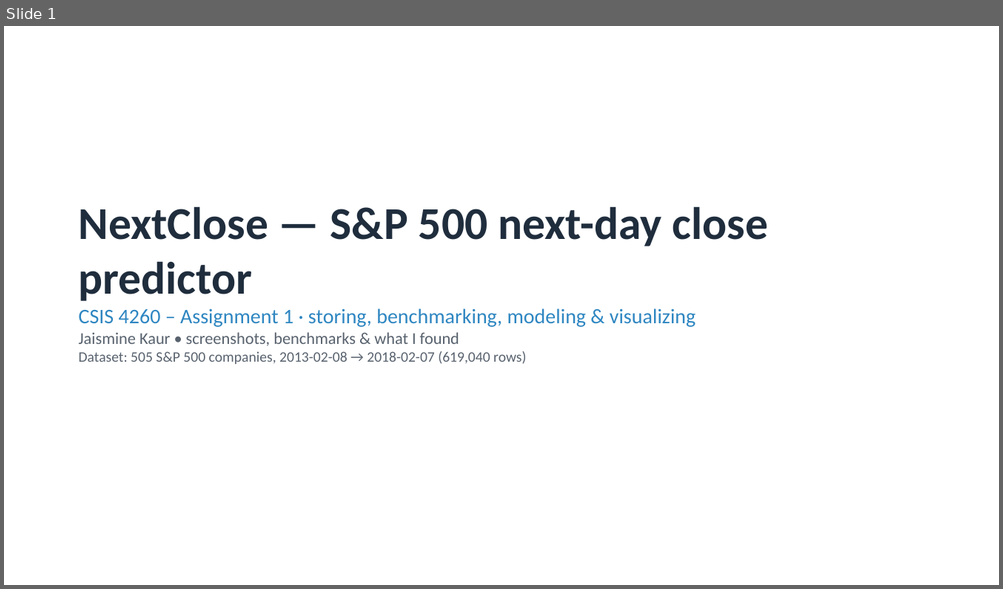
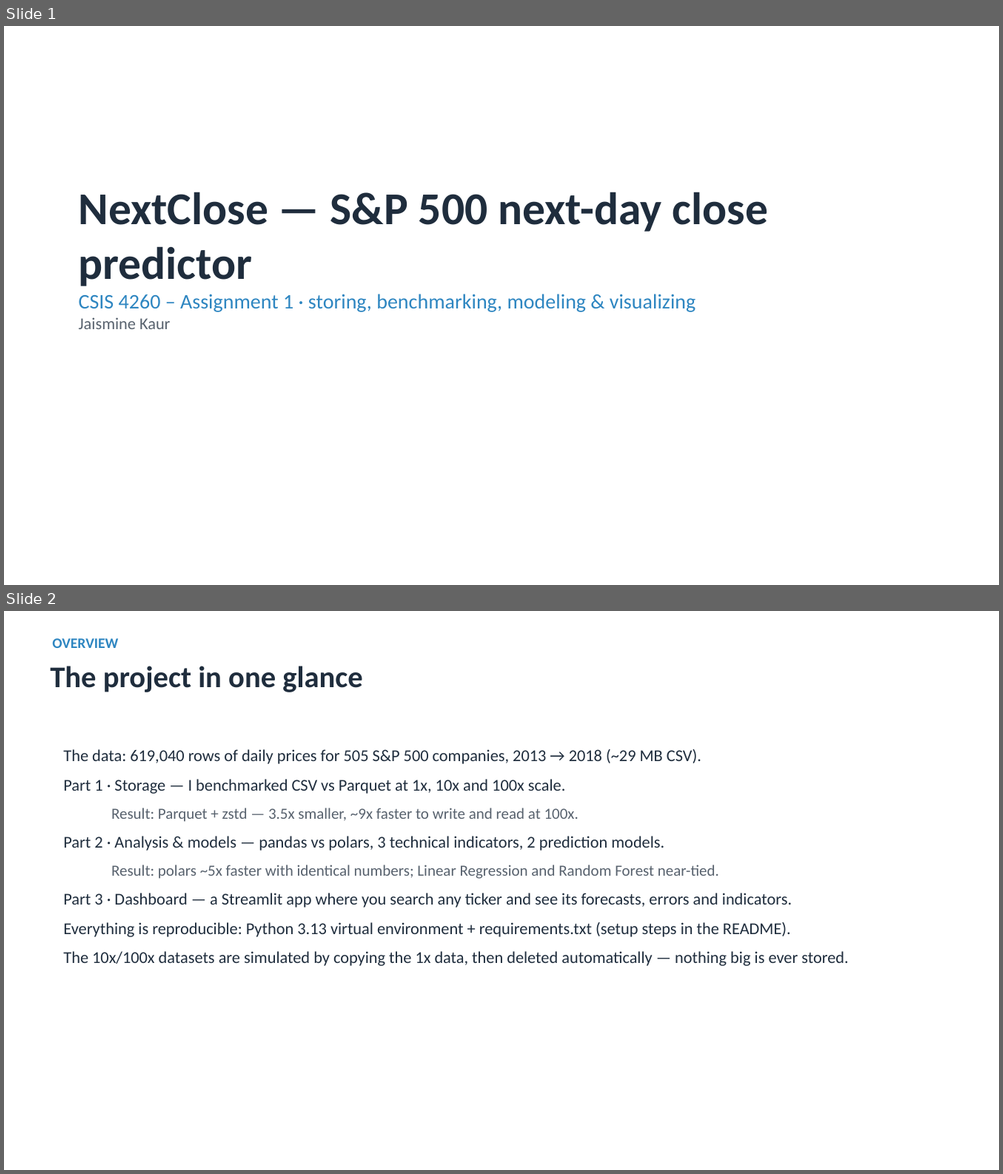
Before and after one commit to jaismine19/NextClose, a slide deck: docs/CSIS4260_Assignment1_Dashboard_Screenshots.pptx. Shown one above the other, each under a label of ours: slide 1 before the commit, slides 1 and 2 after it. The pictures are 1003x589 and 1003x1174 pixels, drawn with LibreOffice and Linux fonts; fonts in the diff are those of the drawing. Boxes give left, top, right and bottom in pixels: in the first picture for what was removed or moved away, otherwise in the second. Text is boxed around its words. In the diff, an @@ line names an element or a change of style, - is before the commit and + after.

Commit message:
Update presentation deck and remove README references to deleted helper scripts

```diff
--- a/docs/CSIS4260_Assignment1_Dashboard_Screenshots.pptx
+++ b/docs/CSIS4260_Assignment1_Dashboard_Screenshots.pptx
@@ slide 2 added at <box>4,611,999,1170</box>, background #FFFFFF @@
@@ text added at <box>52,638,118,648</box>, 14 pt, text #2E86C1, bold @@
+OVERVIEW
@@ text added at <box>50,666,362,692</box>, 29 pt, text #1F2D3D, bold @@
+The project in one glance
@@ text added at <box>63,749,848,966</box>, 16 pt, text #1F2D3D @@
+The data: 619,040 rows of daily prices for 505 S&P 500 companies, 2013 → 2018 (~29 MB CSV).
+Part 1 · Storage — I benchmarked CSV vs Parquet at 1x, 10x and 100x scale.
+  Result: Parquet + zstd — 3.5x smaller, ~9x faster to write and read at 100x.
+Part 2 · Analysis & models — pandas vs polars, 3 technical indicators, 2 prediction models.
+  Result: polars ~5x faster with identical numbers; Linear Regression and Random Forest near-tied.
+Part 3 · Dashboard — a Streamlit app where you search any ticker and see its forecasts, errors and indicators.
+Everything is reproducible: Python 3.13 virtual environment + requirements.txt (setup steps in the README).
+The 10x/100x datasets are simulated by copying the 1x data, then deleted automatically — nothing big is ever stored.
@@ slide 1 changed as well @@
@@ text "NextClose — S&P 500 next-day ...": place and size @@
-text "NextClose — S&P 500 next-day ..." at <box>79,207,768,364</box>
+text "NextClose — S&P 500 next-day ..." at <box>79,192,768,329</box>
@@ text at <box>79,318,170,329</box>: text changed; size 14 to 16 pt @@
-Jaismine Kaur • screenshots, benchmarks & what I found
-Dataset: 505 S&P 500 companies, 2013-02-08 → 2018-02-07 (619,040 rows)
+Jaismine Kaur
```
Also in this commit, not shown: 7 other slides changed, 13 other slides added, 8 slides removed, 1 other file.
